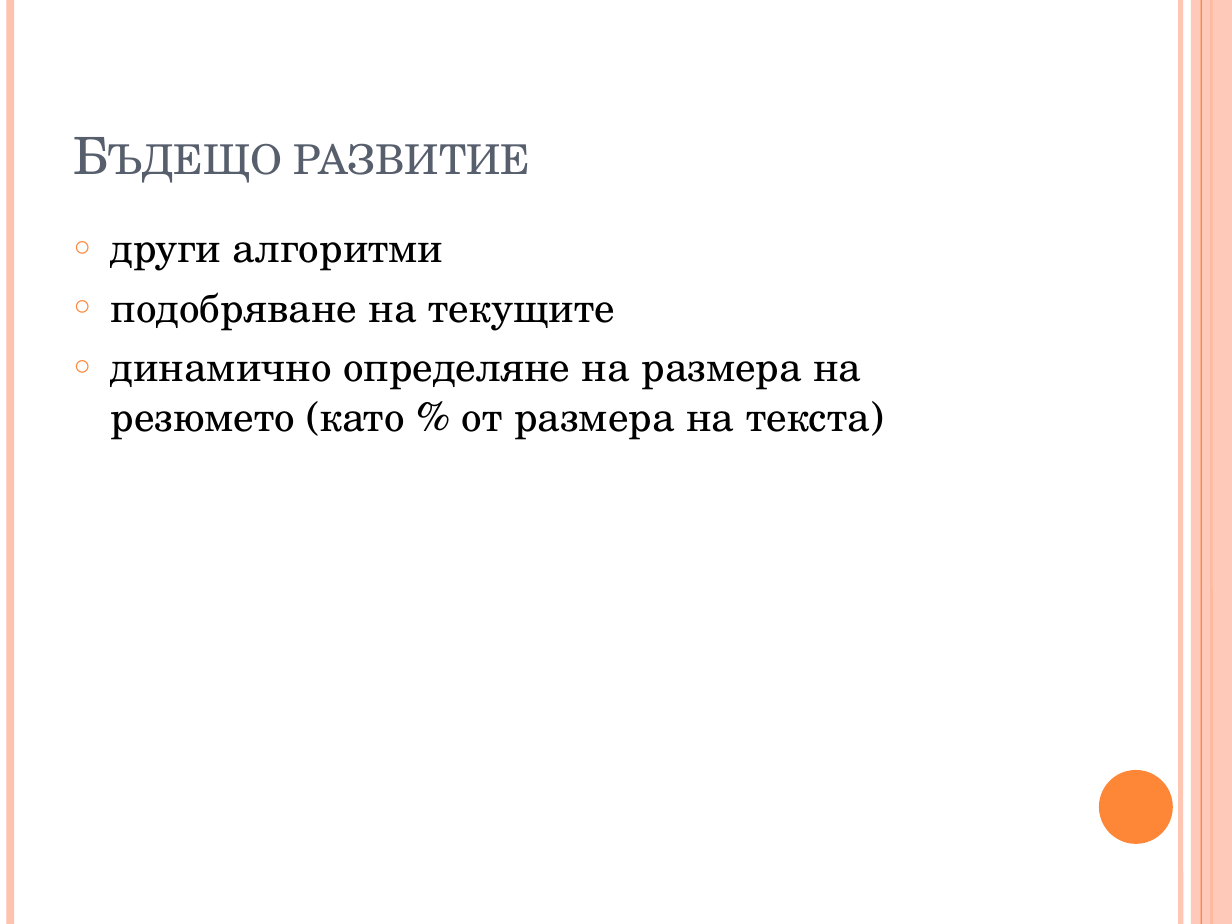
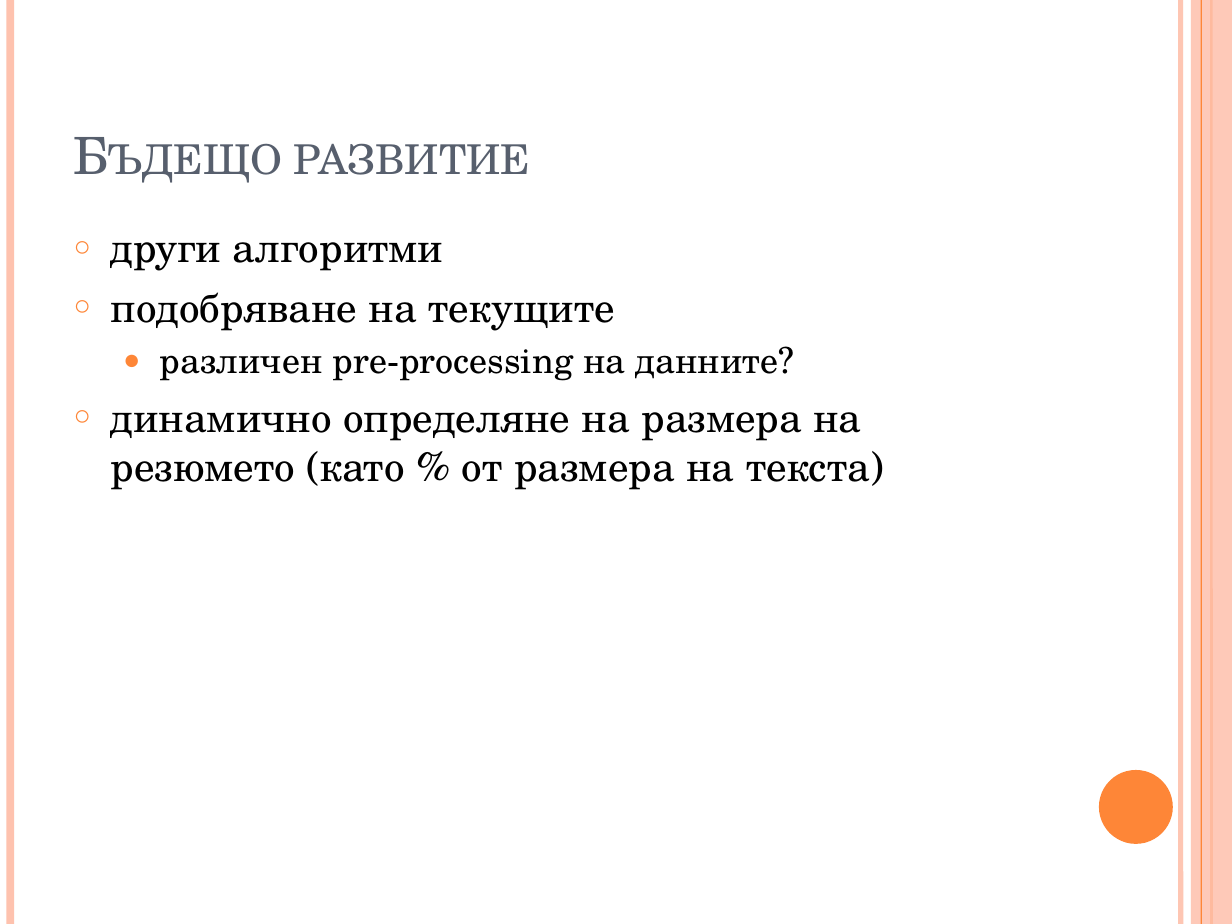
Before and after one commit to trvulkov/NLP-IE-project, a slide deck: slide 27 of presentation.pptx (slide 23 before the commit). Drawn at 1232x924 pixels with LibreOffice and Linux fonts; fonts in the diff are those of the drawing. Boxes give left, top, right and bottom in pixels: in the first picture for what was removed or moved away, otherwise in the second. Text is boxed around its words. In the diff, an @@ line names an element or a change of style, - is before the commit and + after.

```diff
--- a/presentation.pptx
+++ b/presentation.pptx
@@ text at bbox=[160, 349, 779, 381]: paragraph added @@
+  ● различен pre-processing на данните?
```
Also in this commit, not shown: 1 other slide changed, 4 slides added.
